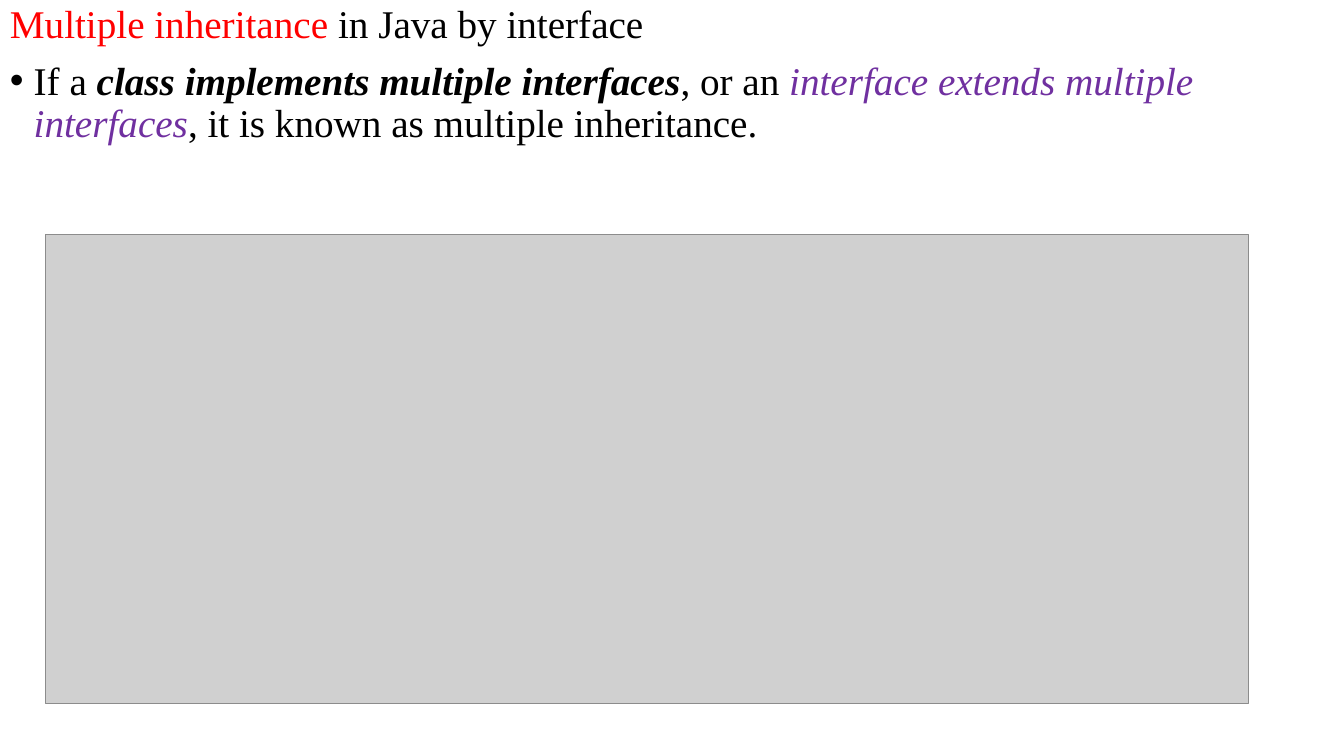
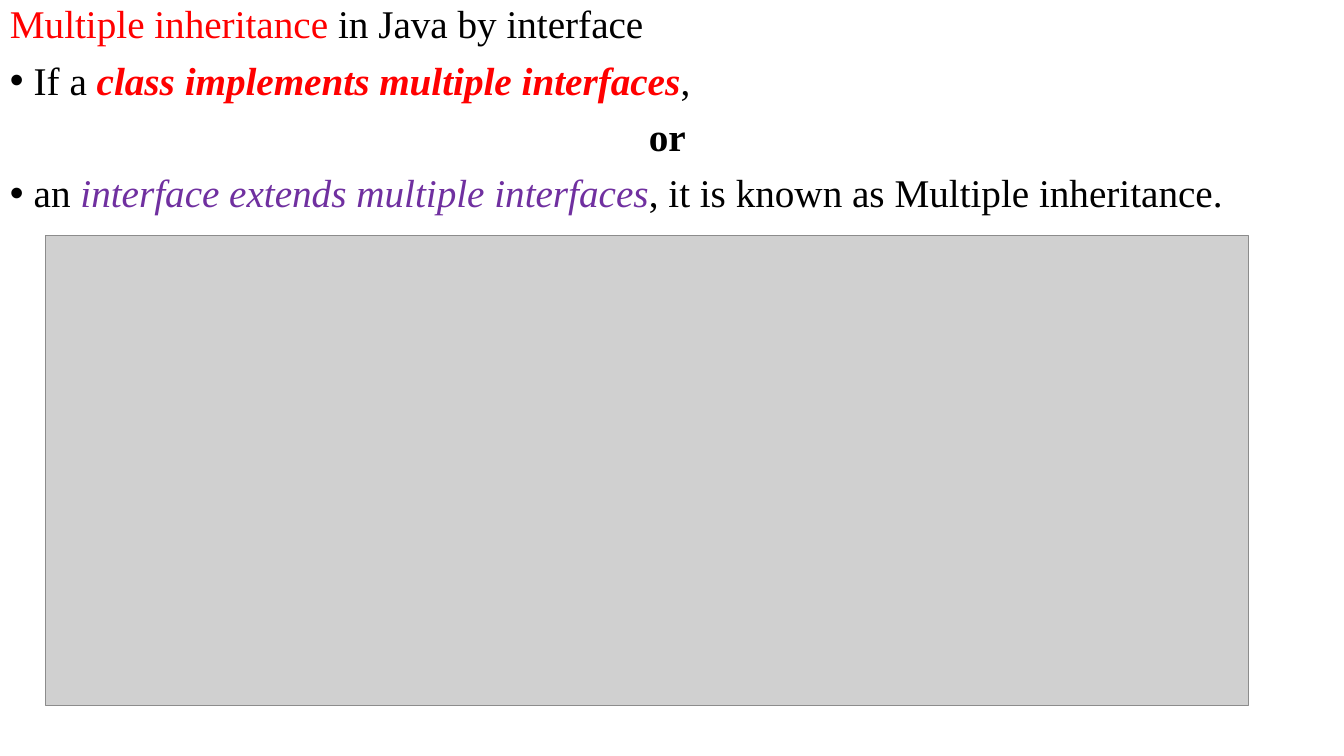
Before and after one commit to anvesh1987/Java-Programs-CSE-G, a slide deck: slide 53 of UNIT–II.ppt (slide 54 before the commit). Drawn at 1344x756 pixels with LibreOffice and Linux fonts; fonts in the diff are those of the drawing; grey boxes stand for pictures. Boxes give left, top, right and bottom in pixels: in the first picture for what was removed or moved away, otherwise in the second. Text is boxed around its words. In the diff, an @@ line names an element or a change of style, - is before the commit and + after.

```diff
--- a/UNIT–II.ppt
+++ b/UNIT–II.ppt
@@ text at bbox=[34, 67, 1223, 215]: text changed @@
-• If a class implements multiple interfaces, or an interface extends multiple interfaces, it is known as multiple inheritance.
+• If a class implements multiple interfaces,
+or
+• an interface extends multiple interfaces, it is known as Multiple inheritance.
```
Also in this commit, not shown: 3 other slides changed, 1 slide removed.
